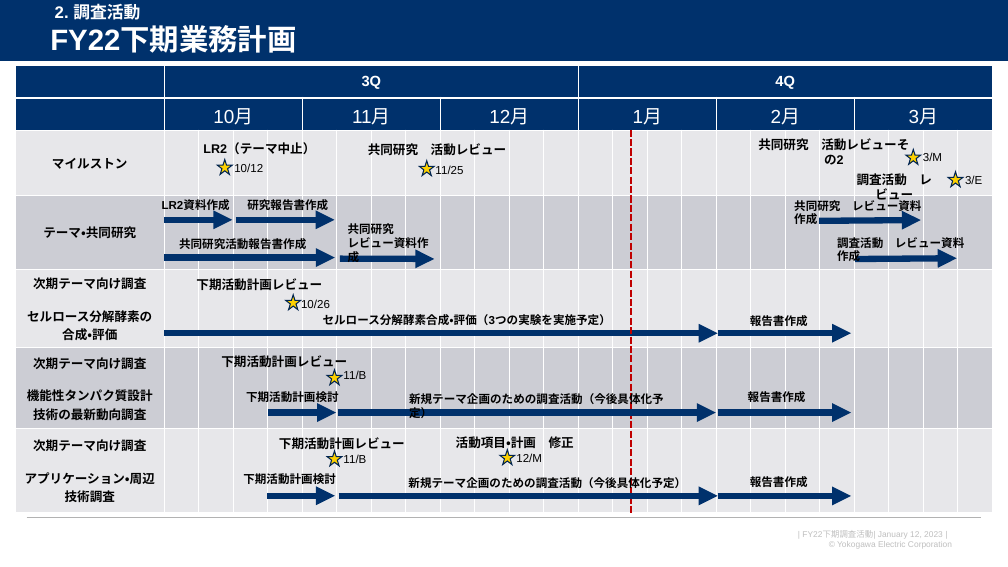
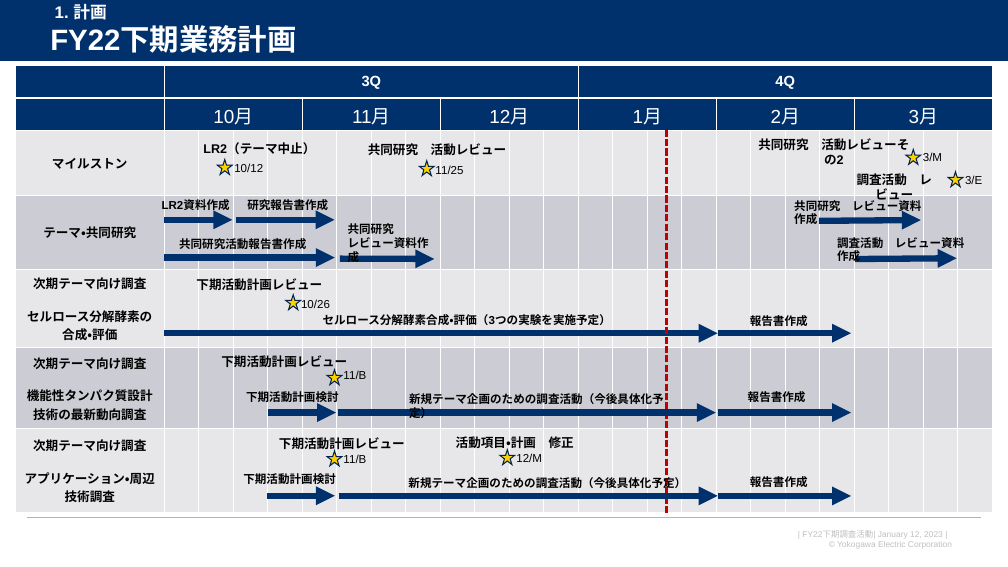
Before and after one commit to watarukumagai-git/denovo, a slide deck: slide 3 of survey_doc/230119_人工酵素設計_進捗報告_rev.0.pptx. Drawn at 1008x567 pixels with LibreOffice and Linux fonts; fonts in the diff are those of the drawing; background and template pictures are left out. Boxes give left, top, right and bottom in pixels: in the first picture for what was removed or moved away, otherwise in the second. Text is boxed around its words. In the diff, an @@ line names an element or a change of style, - is before the commit and + after.

```diff
--- a/survey_doc/230119_人工酵素設計_進捗報告_rev.0.pptx
+++ b/survey_doc/230119_人工酵素設計_進捗報告_rev.0.pptx
@@ text at <box>55,4,107,20</box>: text changed @@
-2. 調査活動
+1. 計画
@@ line moved from (631, 130) - (631, 513) to (667, 130) - (667, 513) @@
```
Also in this commit, not shown: 8 other slides changed, 5 slides added, 6 slides removed.
